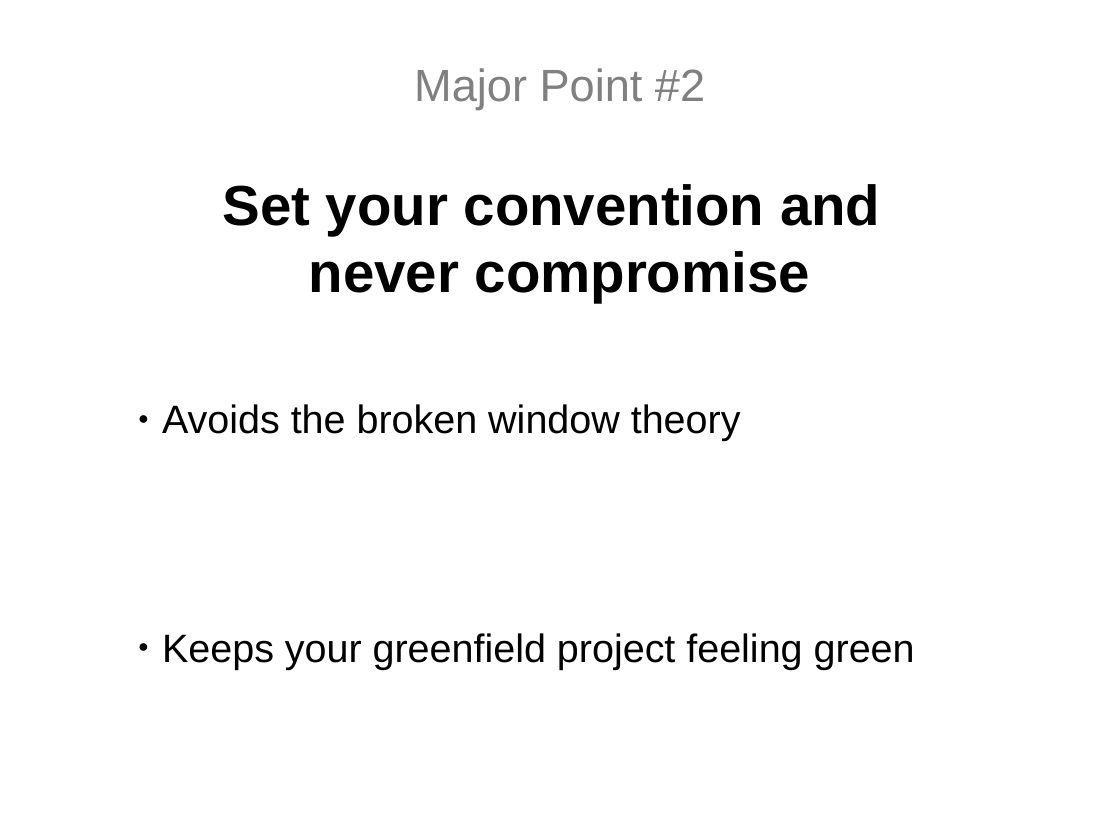
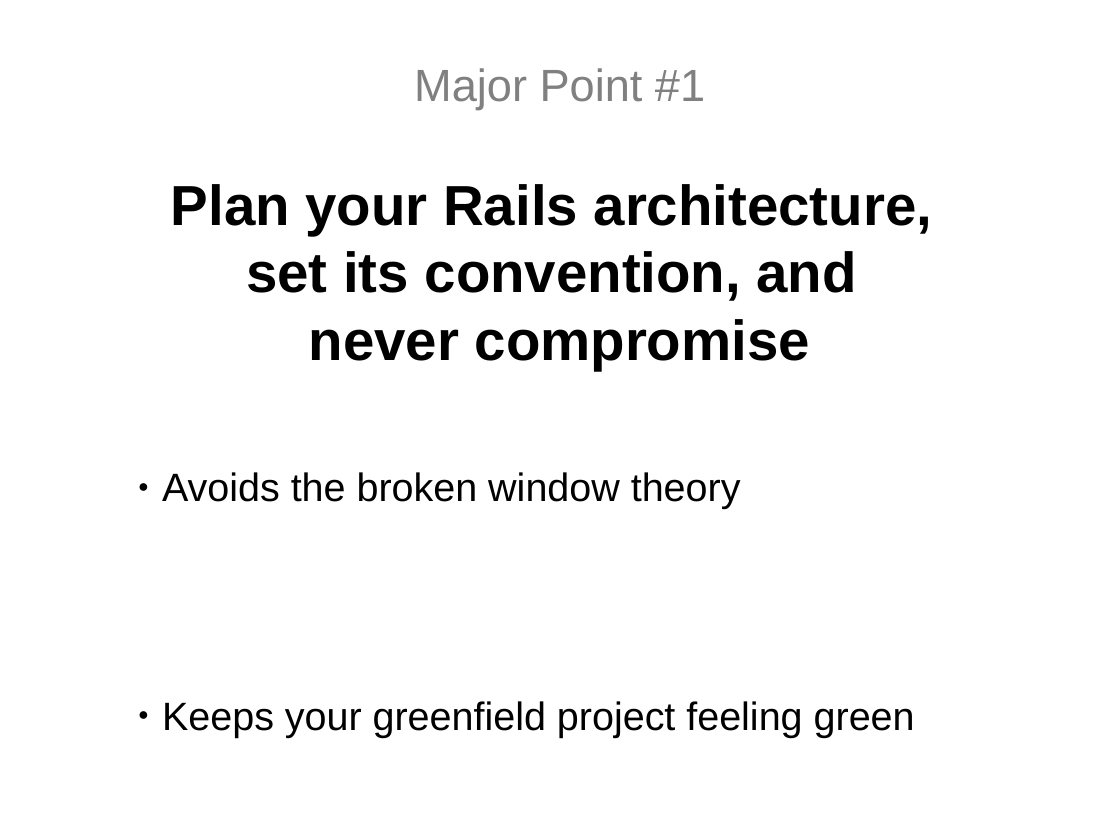
Before and after one commit to topdan/growing-your-rails-app, a slide deck: slide 17 of growing-your-rails-app.odp (slide 18 before the commit). Drawn at 1120x840 pixels with LibreOffice and Linux fonts; fonts in the diff are those of the drawing. Boxes give left, top, right and bottom in pixels: in the first picture for what was removed or moved away, otherwise in the second. Text is boxed around its words. In the diff, an @@ line names an element or a change of style, - is before the commit and + after.

Commit message:
v2 presentation changes

```diff
--- a/growing-your-rails-app.odp
+++ b/growing-your-rails-app.odp
@@ title at (414, 68, 705, 110): text changed @@
-Major Point #2
+Major Point #1
@@ text at (171, 184, 932, 301): text changed @@
-Set your convention and
+Plan your Rails architecture,
+set its convention, and
```
Also in this commit, not shown: 2 other slides changed, 1 slide removed.
